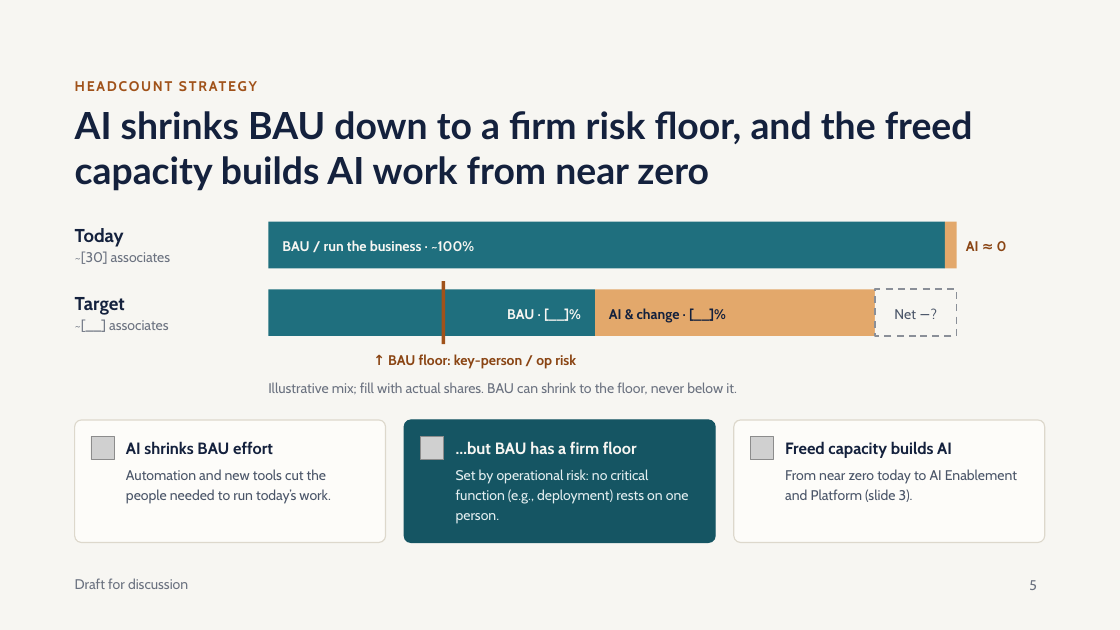
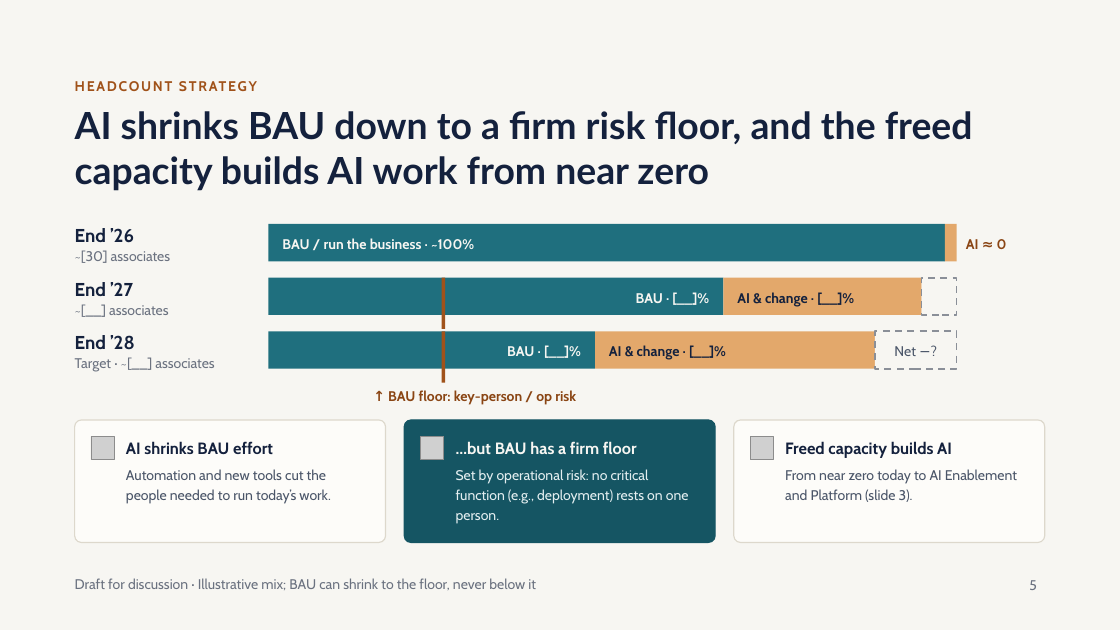
Before and after one commit to wwd1015/slide-template, a slide deck: slide 5 of Unified Team Strategy.pptx. Drawn at 1120x630 pixels with LibreOffice and Linux fonts; fonts in the diff are those of the drawing; grey boxes stand for pictures. Boxes give left, top, right and bottom in pixels: in the first picture for what was removed or moved away, otherwise in the second. Text is boxed around its words. In the diff, an @@ line names an element or a change of style, - is before the commit and + after.

```diff
--- a/Unified Team Strategy.pptx
+++ b/Unified Team Strategy.pptx
@@ text at bbox=[75, 228, 134, 243]: text changed @@
-Today
+End ’26
@@ rectangle: place and size @@
-rectangle at bbox=[268, 222, 945, 269]
+rectangle at bbox=[268, 224, 945, 261]
@@ rectangle: place and size @@
-rectangle at bbox=[945, 222, 957, 269]
+rectangle at bbox=[945, 224, 957, 261]
@@ text "~[__] associates": place and size @@
-text "~[__] associates" at bbox=[109, 320, 168, 330]
+text "~[__] associates" at bbox=[109, 305, 168, 315]
@@ text added at bbox=[75, 282, 133, 296], 16 pt, text #14213D, bold @@
+End ’27
@@ text "BAU · [__]%": place and size @@
-text "BAU · [__]%" at bbox=[507, 309, 534, 319]
+text "BAU · [__]%" at bbox=[636, 293, 663, 303]
@@ rectangle added at bbox=[268, 278, 723, 315], fill #1F6F7E @@
@@ rectangle: place and size @@
-rectangle at bbox=[442, 281, 445, 344]
+rectangle at bbox=[442, 278, 445, 329]
@@ rectangle added at bbox=[723, 278, 922, 315], fill #E3A86B @@
@@ text added at bbox=[737, 292, 808, 307], 12 pt, text #14213D, bold @@
+AI & change · [__]%
@@ rectangle added at bbox=[922, 278, 957, 315], fill #F7F6F2, outline #8A8F98 1.5 pt dashed @@
@@ text at bbox=[75, 358, 214, 372]: text changed; size 16 to 12 pt; text colour #14213D to #6B7280; bold off @@
-Target
+Target · ~[__] associates
@@ text added at bbox=[75, 335, 135, 350], 16 pt, text #14213D, bold @@
+End ’28
@@ rectangle: place and size @@
-rectangle at bbox=[268, 289, 595, 336]
+rectangle at bbox=[268, 331, 595, 368]
@@ rectangle added at bbox=[442, 331, 445, 382], fill #A0521A @@
@@ text added at bbox=[507, 346, 534, 356], 12 pt, text #F7F6F2, bold @@
+BAU · [__]%
@@ rectangle: place and size @@
-rectangle at bbox=[595, 289, 875, 336]
+rectangle at bbox=[595, 331, 875, 368]
@@ text "AI & change · [__]%": place and size @@
-text "AI & change · [__]%" at bbox=[609, 308, 680, 323]
+text "AI & change · [__]%" at bbox=[609, 345, 680, 360]
@@ text "Net −?": place and size @@
-text "Net −?" at bbox=[894, 309, 916, 319]
+text "Net −?" at bbox=[894, 346, 916, 356]
@@ rectangle: place and size @@
-rectangle at bbox=[875, 289, 957, 336]
+rectangle at bbox=[875, 331, 957, 368]
@@ text removed at bbox=[268, 382, 737, 394] @@
-Illustrative mix; fill with actual shares. BAU can shrink to the floor, never below it.
@@ text "↑ BAU floor: key-person / ...": place and size @@
-text "↑ BAU floor: key-person / ..." at bbox=[388, 354, 576, 369]
+text "↑ BAU floor: key-person / ..." at bbox=[388, 390, 576, 405]
@@ text at bbox=[75, 578, 536, 590]: text changed @@
-Draft for discussion
+Draft for discussion · Illustrative mix; BAU can shrink to the floor, never below it
```
Also in this commit, not shown: 1 other slide changed.
